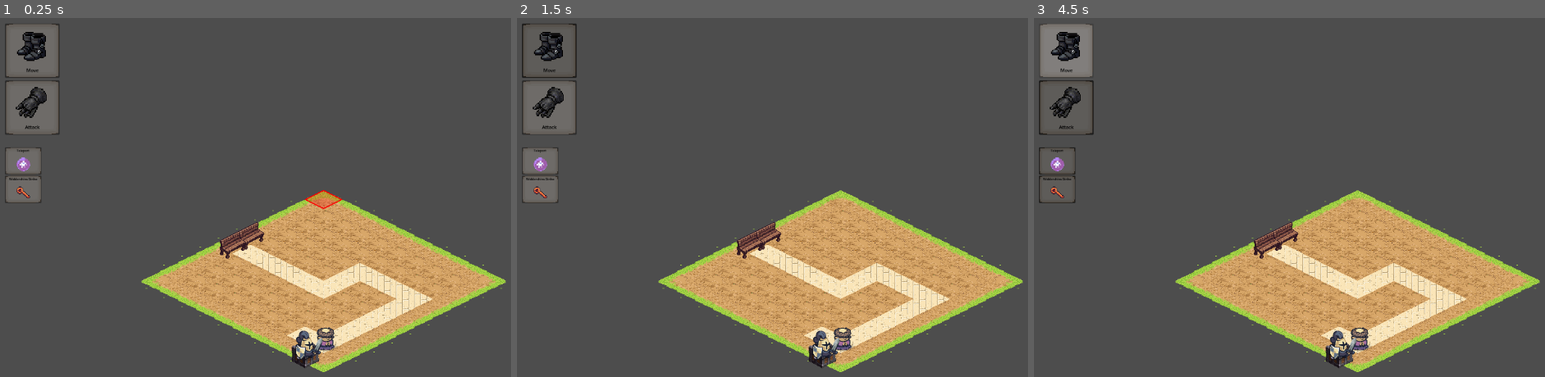
Above: before the commit, frames 1-3 (left to right).
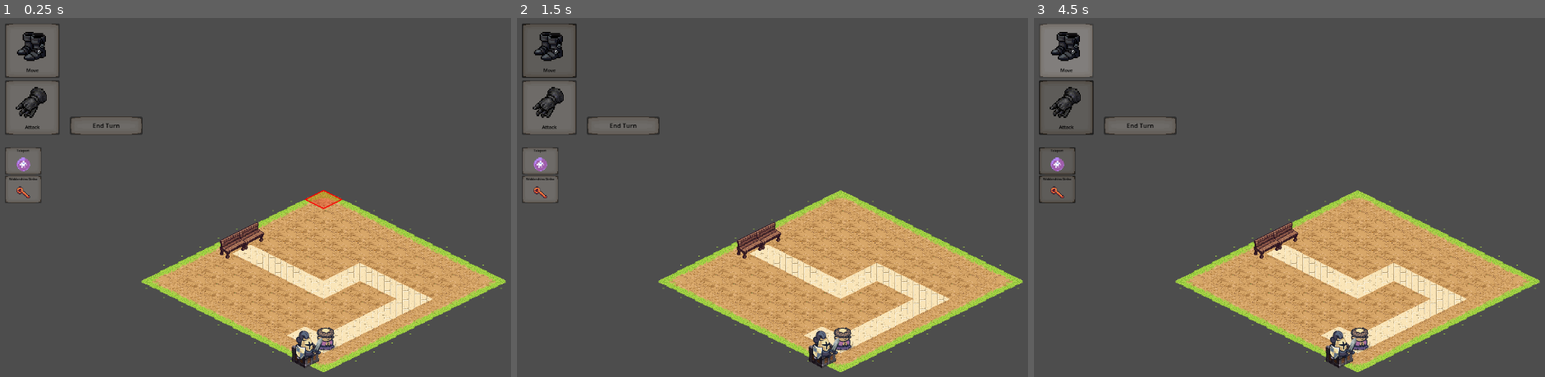
Above: after the commit, the same moments.

Repository: thesackofeyes/Spooks
Game: Godot game, scene res://Scenes/main.tscn
Two runs of this game, one before a commit and one after it. Both use one fixed random seed, a clock stepped at 60 frames per second and the inputs below.
Inputs (mouse positions are in pixels of both pictures, inside the frame that each line leads up to):
- Up to frame 1 (0.25 s): no input
- Up to frame 2 (1.5 s): click (624, 125) at 0.5 s, where only the run after the commit has a clickable "End Turn"; click "Move" at 1.25 s
- Up to frame 3 (4.5 s): click "Attack" at 2 s; click "Teleport" at 2.75 s; click "Widdershins Strike" at 3.5 s; click "Move" at 4.25 s

The runs differ from the first frame. In frame 1, 0.5% of the frame differs, in the area x 13-28%, y 27-33%; in frame 2, 0.5%; in frame 3, 0.5%.

Commit message:
Create end turn button linked to turn manager

Diff:
--- /dev/null
+++ b/Assets/UI/buttons_theme.tres
@@ -0,0 +1,6 @@
+[gd_resource type="Theme" format=3 uid="uid://dslmgwoqlssvo"]
+
+[resource]
+Button/colors/icon_hover_pressed_color = Color(0, 0, 0, 0.52156866)
+Button/colors/icon_normal_color = Color(1, 1, 1, 0)
+Button/colors/icon_pressed_color = Color(0, 0, 0, 0.49019608)
--- a/Scenes/button.tscn
+++ b/Scenes/button.tscn
@@ -1,13 +1,9 @@
 [gd_scene format=3 uid="uid://od74nstxu6e0"]
 
 [ext_resource type="Texture2D" uid="uid://fvkn66t3xppf" path="res://Assets/UI/Button Background.png" id="1_1cmwl"]
+[ext_resource type="Theme" uid="uid://dslmgwoqlssvo" path="res://Assets/UI/buttons_theme.tres" id="1_edukx"]
 [ext_resource type="Script" uid="uid://d044t0ddu6eep" path="res://Scripts/button.gd" id="1_iju5o"]
 [ext_resource type="LabelSettings" uid="uid://bd2b8umd3utg7" path="res://Assets/UI/button_labels.tres" id="3_smycg"]
-
-[sub_resource type="Theme" id="Theme_smycg"]
-Button/colors/icon_hover_pressed_color = Color(0, 0, 0, 0.52156866)
-Button/colors/icon_normal_color = Color(1, 1, 1, 0)
-Button/colors/icon_pressed_color = Color(0, 0, 0, 0.49019608)
 
 [node name="Button" type="Button" unique_id=2016880670]
 custom_minimum_size = Vector2(128, 128)
@@ -24,7 +20,7 @@
 grow_vertical = 2
 scale = Vector2(0.75, 0.75)
 mouse_default_cursor_shape = 2
-theme = SubResource("Theme_smycg")
+theme = ExtResource("1_edukx")
 toggle_mode = true
 icon_alignment = 1
 expand_icon = true
--- a/Scenes/combat.tscn
+++ b/Scenes/combat.tscn
@@ -6,6 +6,7 @@
 [ext_resource type="PackedScene" uid="uid://od74nstxu6e0" path="res://Scenes/button.tscn" id="6_yt1oa"]
 [ext_resource type="Texture2D" uid="uid://b2n3w6887iibc" path="res://Assets/Icons/boots.png" id="7_3w34b"]
 [ext_resource type="Texture2D" uid="uid://02n5p3mhbd40" path="res://Assets/Icons/gloves.png" id="8_avwh6"]
+[ext_resource type="PackedScene" uid="uid://kkglf85yx8ua" path="res://Scenes/end_turn_button.tscn" id="8_d53gg"]
 [ext_resource type="PackedScene" uid="uid://djwvfl76tt23i" path="res://Scenes/abilities_container.tscn" id="9_d53gg"]
 
 [node name="Combat" type="Node2D" unique_id=1284863964]
@@ -23,6 +24,12 @@
 
 [node name="HoverGrid" type="Node2D" parent="." unique_id=869890431]
 script = ExtResource("3_ut0kg")
+
+[node name="EndTurn" parent="." unique_id=1480502057 instance=ExtResource("8_d53gg")]
+offset_left = -446.0
+offset_top = -146.0
+offset_right = -318.0
+offset_bottom = -114.0
 
 [node name="MoveButton" parent="." unique_id=260208266 instance=ExtResource("6_yt1oa")]
 offset_left = -560.0
@@ -50,4 +57,5 @@
 [node name="Abilities" parent="." unique_id=1525293950 instance=ExtResource("9_d53gg")]
 position = Vector2(-560, -92)
 
+[connection signal="pressed" from="EndTurn" to="." method="_on_end_turn_pressed" binds= ["EndTurn"]]
 [connection signal="toggled" from="MoveButton" to="." method="_on_button_toggled" flags=18 binds= ["movement"]]
--- /dev/null
+++ b/Scenes/end_turn_button.tscn
@@ -0,0 +1,49 @@
+[gd_scene format=3 uid="uid://kkglf85yx8ua"]
+
+[ext_resource type="Theme" uid="uid://dslmgwoqlssvo" path="res://Assets/UI/buttons_theme.tres" id="1_6c1hy"]
+[ext_resource type="Texture2D" uid="uid://hlcnx13l3gp6" path="res://Assets/UI/Button Background 128x32.png" id="1_t7hlu"]
+[ext_resource type="LabelSettings" uid="uid://bd2b8umd3utg7" path="res://Assets/UI/button_labels.tres" id="2_6c1hy"]
+[ext_resource type="Script" uid="uid://bmkohansl7jng" path="res://Scripts/end_turn_button.gd" id="2_stvv0"]
+
+[node name="EndTurn" type="Button" unique_id=1480502057]
+custom_minimum_size = Vector2(128, 32)
+anchors_preset = 8
+anchor_left = 0.5
+anchor_top = 0.5
+anchor_right = 0.5
+anchor_bottom = 0.5
+offset_left = -64.0
+offset_top = -16.0
+offset_right = 64.0
+offset_bottom = 16.0
+grow_horizontal = 2
+grow_vertical = 2
+mouse_default_cursor_shape = 2
+theme = ExtResource("1_6c1hy")
+icon_alignment = 1
+expand_icon = true
+script = ExtResource("2_stvv0")
+
+[node name="ButtonIcon" type="Sprite2D" parent="." unique_id=838505258]
+texture_filter = 3
+position = Vector2(62, 52)
+scale = Vector2(2.25, 2.25)
+hframes = 8
+vframes = 8
+frame = 12
+
+[node name="ButtonBackground" type="Sprite2D" parent="." unique_id=1005323937]
+z_index = -1
+texture_filter = 5
+position = Vector2(64, 16)
+texture = ExtResource("1_t7hlu")
+
+[node name="Label" type="Label" parent="." unique_id=47644756]
+layout_mode = 0
+offset_right = 128.0
+offset_bottom = 32.0
+mouse_default_cursor_shape = 2
+text = "End Turn"
+label_settings = ExtResource("2_6c1hy")
+horizontal_alignment = 1
+vertical_alignment = 1
--- a/Scripts/States/UnitActingState.gd
+++ b/Scripts/States/UnitActingState.gd
@@ -13,7 +13,6 @@
 		print ("ACTION")
 		action_completed = true
 		unit.change_state("Waiting")  # after acting
-		TurnManager.end_turn()
 
 func exit(unit: Node) -> void:
 	print("%s finished acting" % unit.name)
--- a/Scripts/button.gd
+++ b/Scripts/button.gd
@@ -2,7 +2,9 @@
 
 @onready var sprite = $ButtonIcon
 @onready var label = $Label
+@onready var background = $ButtonBackground
 
+@export var background_texture: Texture = null
 @export var icon_sheet: Texture = null
 
 @export var hframes: int = 0
@@ -21,3 +23,6 @@
 
 	if label_text != "" and label != null:
 		label.text = label_text
+
+	if background_texture != null:
+		background.texture = background_texture
--- a/Scripts/combat.gd
+++ b/Scripts/combat.gd
@@ -94,3 +94,7 @@
 		action = extra_arg_0
 	else:
 		action = ''
+
+
+func _on_end_turn_pressed(extra_arg_0: String) -> void:
+	TurnManager.end_turn()
--- /dev/null
+++ b/Scripts/end_turn_button.gd
@@ -0,0 +1,11 @@
+extends Button
+
+
+# Called when the node enters the scene tree for the first time.
+func _ready() -> void:
+	pass # Replace with function body.
+
+
+# Called every frame. 'delta' is the elapsed time since the previous frame.
+func _process(delta: float) -> void:
+	pass
--- a/Scripts/turn_manager.gd
+++ b/Scripts/turn_manager.gd
@@ -13,7 +13,6 @@
 		unit.change_state("Waiting")
 
 	units.sort_custom(_sort_by_initiative)
-
 	start_turn()
 
 func _sort_by_initiative(a, b):
Binary file added: Assets/Aesprite/Button Background 128x32.aseprite
Binary file added: Assets/UI/Button Background 128x32.png
Not shown, added: Assets/UI/Button Background 128x32.png.import
Not shown, added: Scripts/end_turn_button.gd.uid
Not shown, changed: Todos.txt
